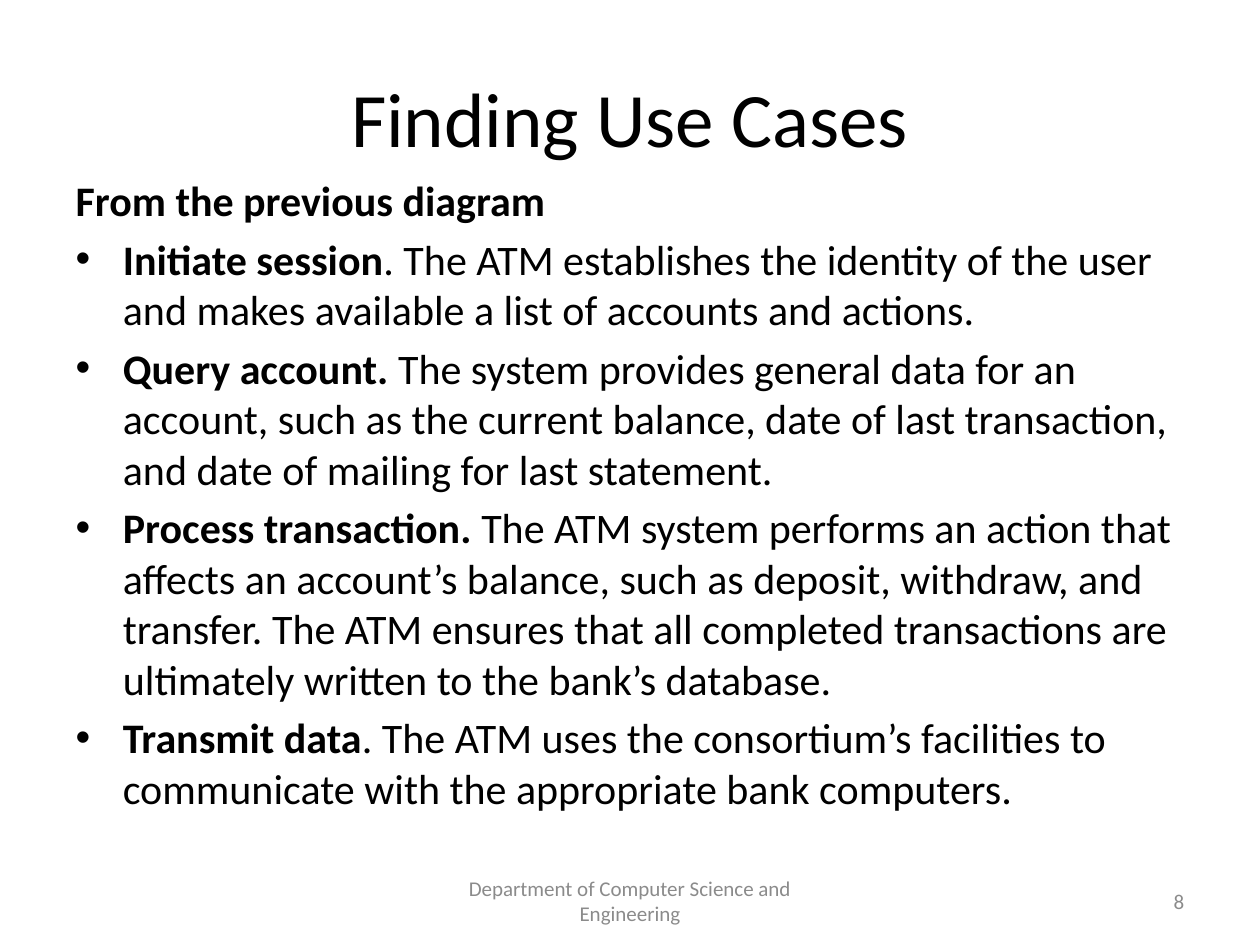
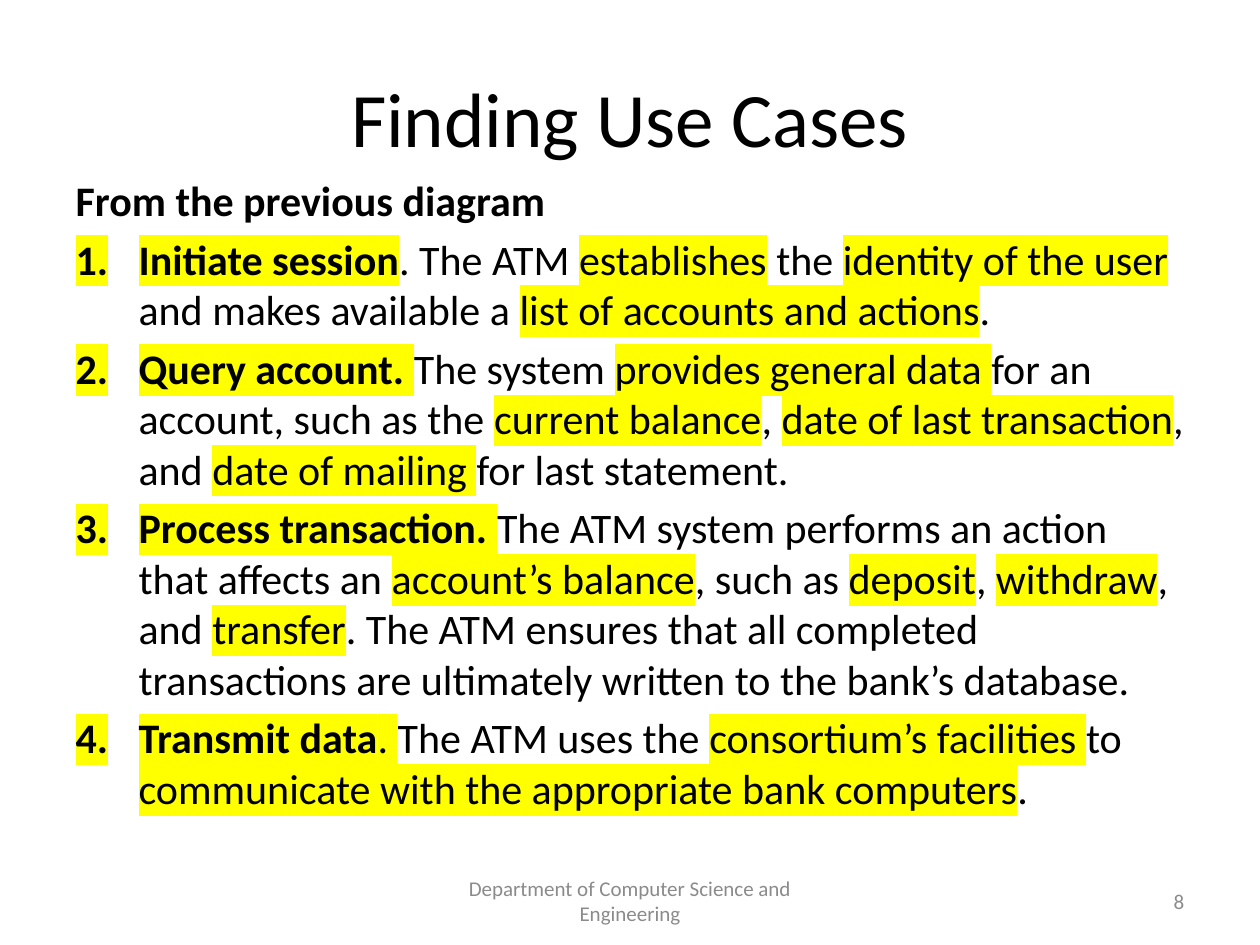
Before and after one commit to spiman9/BE-CSE, a slide deck: slide 8 of SEM-5/OOMD/Unit 5/Unit5_Application Analysis.pptx. Drawn at 1260x945 pixels with LibreOffice and Linux fonts; fonts in the diff are those of the drawing. Boxes give left, top, right and bottom in pixels: in the first picture for what was removed or moved away, otherwise in the second. Text is boxed around its words. In the diff, an @@ line names an element or a change of style, - is before the commit and + after.

```diff
--- a/SEM-5/OOMD/Unit 5/Unit5_Application Analysis.pptx
+++ b/SEM-5/OOMD/Unit 5/Unit5_Application Analysis.pptx
@@ text at <box>139,240,1184,814</box>: highlight none to #FFFF00 in "Initiate session. establishes identity of the user ...", "Query account. provides general data current balance, ...", "Process transaction. account’s balance, deposit, withdraw, t ...", "Transmit data. consortium’s facilities communicate with the ..."; bullet • to 1. @@
```
Also in this commit, not shown: 25 other slides changed, 2 other files.
